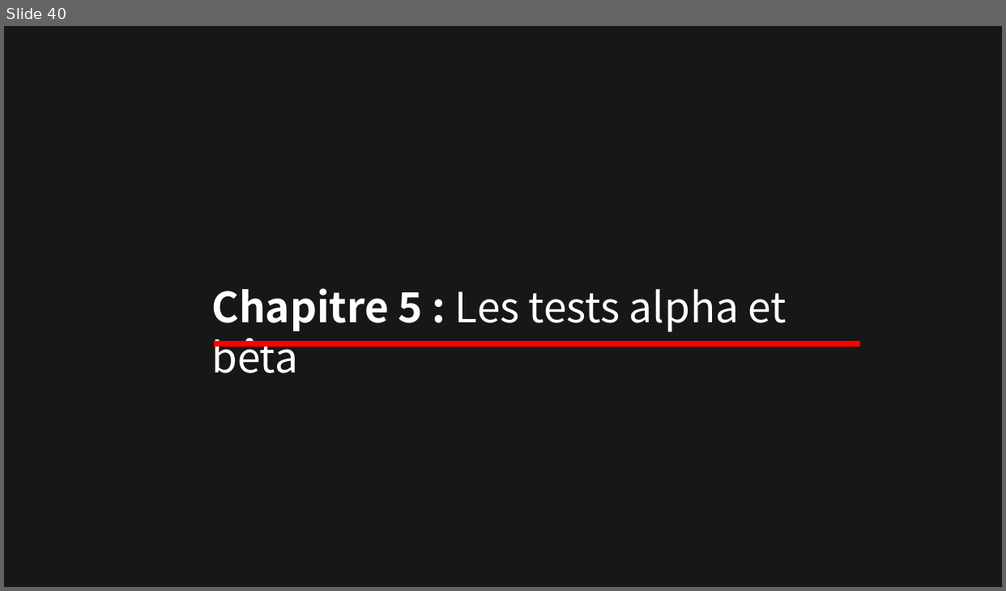
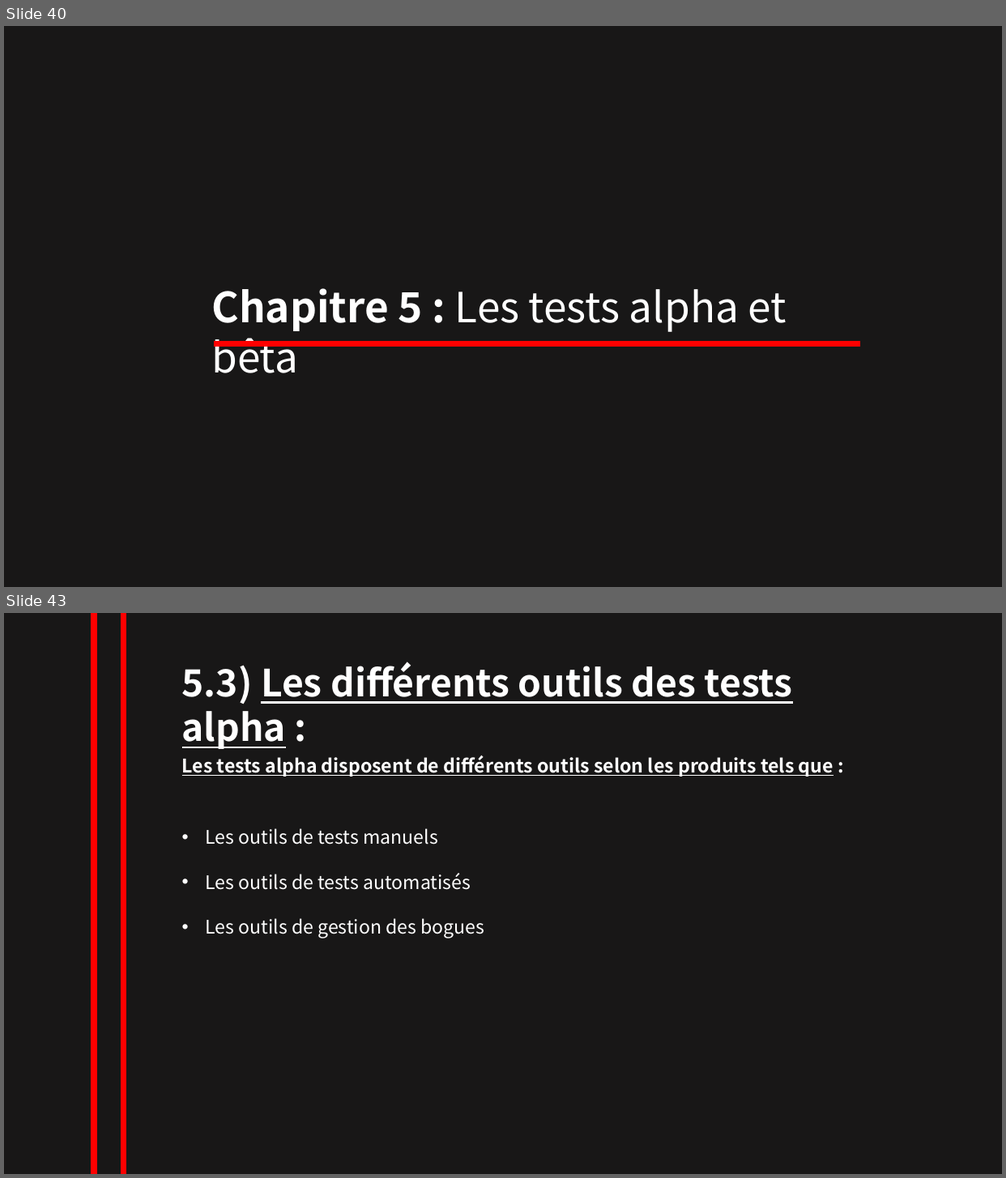
Before and after one commit to NesrineZitouni11/nesrine_zitouni, a slide deck: TRAVAUX/powerpointRevisionISTQB.pptx. Shown one above the other, each under a label of ours: slide 40 before the commit, slides 40 and 43 after it; the slides between them are not shown. The pictures are 1006x591 and 1006x1178 pixels, drawn with LibreOffice and Linux fonts; fonts in the diff are those of the drawing. Boxes give left, top, right and bottom in pixels: in the first picture for what was removed or moved away, otherwise in the second. Text is boxed around its words. In the diff, an @@ line names an element or a change of style, - is before the commit and + after.

```diff
--- a/TRAVAUX/powerpointRevisionISTQB.pptx
+++ b/TRAVAUX/powerpointRevisionISTQB.pptx
@@ slide 43 added at [4, 613, 1002, 1174], background #181717 @@
@@ line added from (94, 613) to (94, 1174), #FF0000 6 pt @@
@@ line added from (124, 613) to (124, 1174), #FF0000 6 pt @@
@@ text added at [182, 662, 793, 749], 36 pt, text #FFFFFF, bold, underline @@
+5.3) Les différents outils des tests alpha :
@@ text added at [182, 756, 833, 777], 18 pt, text #FFFFFF, bold, underline @@
+Les tests alpha disposent de différents outils selon les produits tels que :
@@ text added at [206, 828, 485, 939], 18 pt, text #FFFFFF @@
+• Les outils de tests manuels
+• Les outils de tests automatisés
+• Les outils de gestion des bogues
```
Also in this commit, not shown: 3 other slides added, 1 slide removed.
